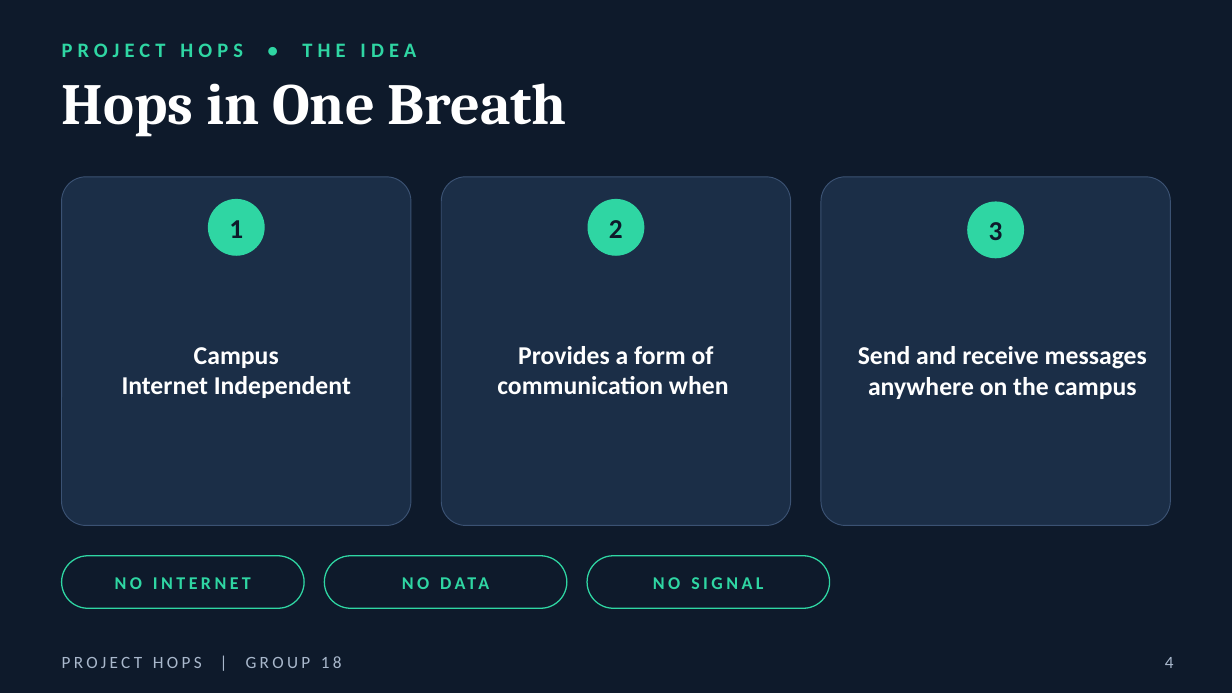
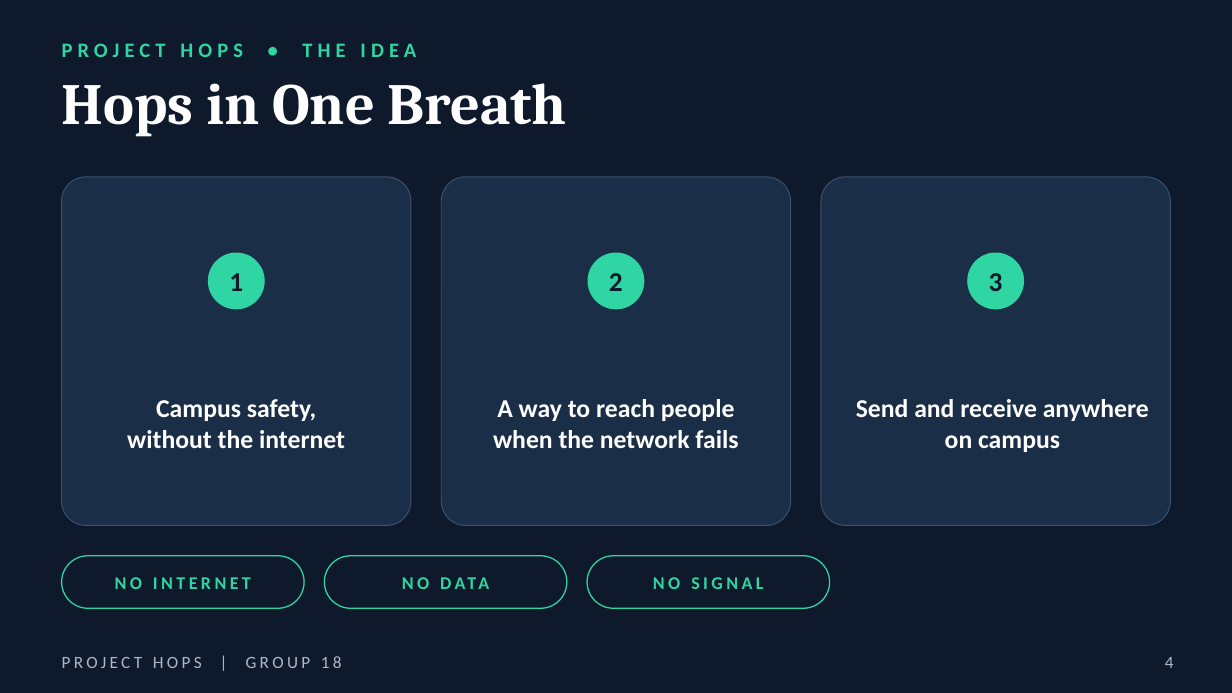
Before and after one commit to victorSam-Ehumadu/Hops_Project, a slide deck: slide 4 of docs/Project_Hops_-_Group_18_Engineering_Deck_v2.pptx. Drawn at 1232x693 pixels with LibreOffice and Linux fonts; fonts in the diff are those of the drawing; background and template pictures are left out. Boxes give left, top, right and bottom in pixels: in the first picture for what was removed or moved away, otherwise in the second. Text is boxed around its words. In the diff, an @@ line names an element or a change of style, - is before the commit and + after.

```diff
--- a/docs/Project_Hops_-_Group_18_Engineering_Deck_v2.pptx
+++ b/docs/Project_Hops_-_Group_18_Engineering_Deck_v2.pptx
@@ 2 texts, 2 ellipses: place and size @@
-2 texts, 2 ellipses at bbox=[209, 200, 644, 255]
+2 texts, 2 ellipses at bbox=[209, 253, 644, 309]
@@ text "3": place and size @@
-text "3" at bbox=[989, 222, 1003, 240]
+text "3" at bbox=[989, 273, 1003, 291]
@@ ellipse: place and size @@
-ellipse at bbox=[969, 202, 1024, 258]
+ellipse at bbox=[969, 253, 1024, 309]
@@ text at bbox=[127, 399, 345, 448]: text changed @@
-Campus
-Internet Independent
+Campus safety,
+without the internet
@@ text at bbox=[493, 399, 738, 448]: text changed @@
-Provides a form of communication when
+A way to reach people when the network fails
@@ text at bbox=[856, 399, 1149, 452]: text changed @@
-Send and receive messages anywhere on the campus
+Send and receive anywhere on campus
```
Also in this commit, not shown: 4 other slides changed, 3 slides added, 2 slides removed, 2 other files.
